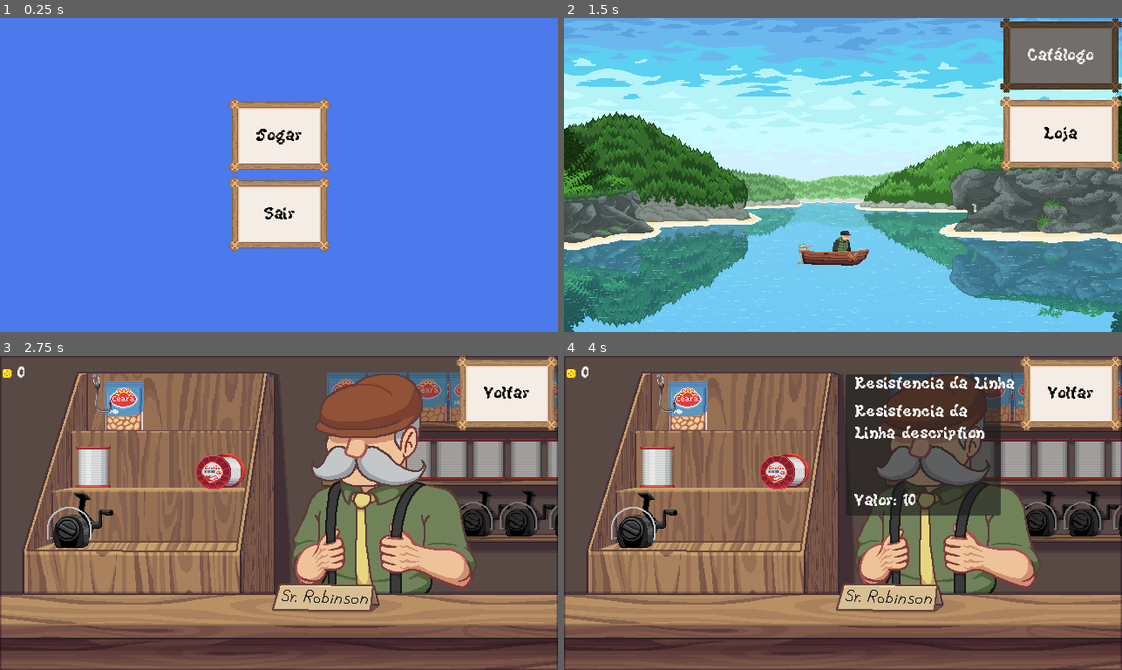
Above: before the commit, frames 1-4 (two rows, left to right).
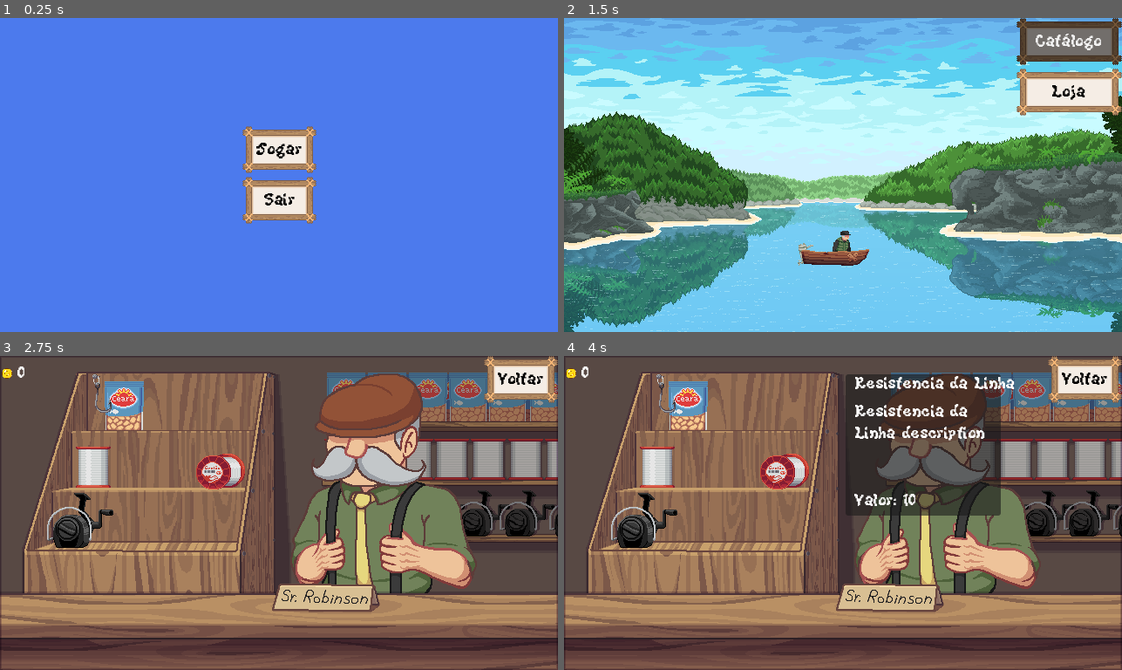
Above: after the commit, the same moments.

Repository: Bad-Onion/gyotaku
Game: Godot game, scene res://main.tscn
Same seed, same stepped clock (60 frames per second), same inputs: the game is played once before the commit and once after it. Sound files missing from this copy of the repository are replaced by a short silence.
Inputs (mouse positions are in pixels of both pictures, inside the frame that each line leads up to):
- Up to frame 1 (0.25 s): no input
- Up to frame 2 (1.5 s): click "Jogar" at 0.5 s; click "Catálogo" at 1.25 s
- Up to frame 3 (2.75 s): click "Loja" at 2 s
- Up to frame 4 (4 s): click (647, 519) at 2.75 s; click (792, 481) at 3.5 s

The runs differ from the first frame. In frame 1, 6.0% of the frame differs, in the area x 40-60%, y 25-75%; in frame 2, 8.2%, in the area x 78-100%, y 0-49%; in frame 3, 2.8%; in frame 4, 2.8%.

Commit message:
reduce button size

Diff:
--- a/gyotaku/resources/theme/main_theme.tres
+++ b/gyotaku/resources/theme/main_theme.tres
@@ -4,6 +4,10 @@
 [ext_resource type="FontFile" uid="uid://cji5ct4tdom2p" path="res://assets/fonts/KiwiSoda.ttf" id="2_jtx1y"]
 
 [sub_resource type="StyleBoxTexture" id="StyleBoxTexture_1ywy2"]
+content_margin_left = 16.0
+content_margin_top = 16.0
+content_margin_right = 16.0
+content_margin_bottom = 16.0
 texture = ExtResource("1_70gfe")
 texture_margin_left = 32.0
 texture_margin_top = 32.0
@@ -12,6 +16,10 @@
 modulate_color = Color(0.46618086, 0.4661808, 0.4661808, 1)
 
 [sub_resource type="StyleBoxTexture" id="StyleBoxTexture_kh2cq"]
+content_margin_left = 16.0
+content_margin_top = 16.0
+content_margin_right = 16.0
+content_margin_bottom = 16.0
 texture = ExtResource("1_70gfe")
 texture_margin_left = 32.0
 texture_margin_top = 32.0
@@ -19,6 +27,10 @@
 texture_margin_bottom = 32.0
 
 [sub_resource type="StyleBoxTexture" id="StyleBoxTexture_wif3f"]
+content_margin_left = 16.0
+content_margin_top = 16.0
+content_margin_right = 16.0
+content_margin_bottom = 16.0
 texture = ExtResource("1_70gfe")
 texture_margin_left = 32.0
 texture_margin_top = 32.0
